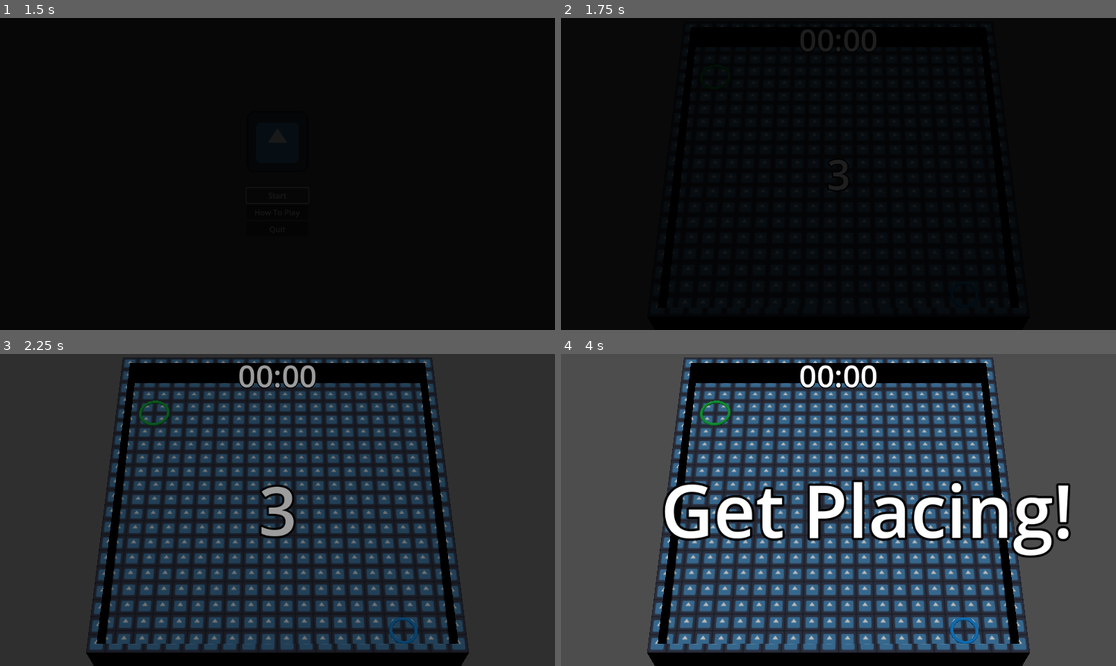
Above: before the commit, frames 1-4 (two rows, left to right).
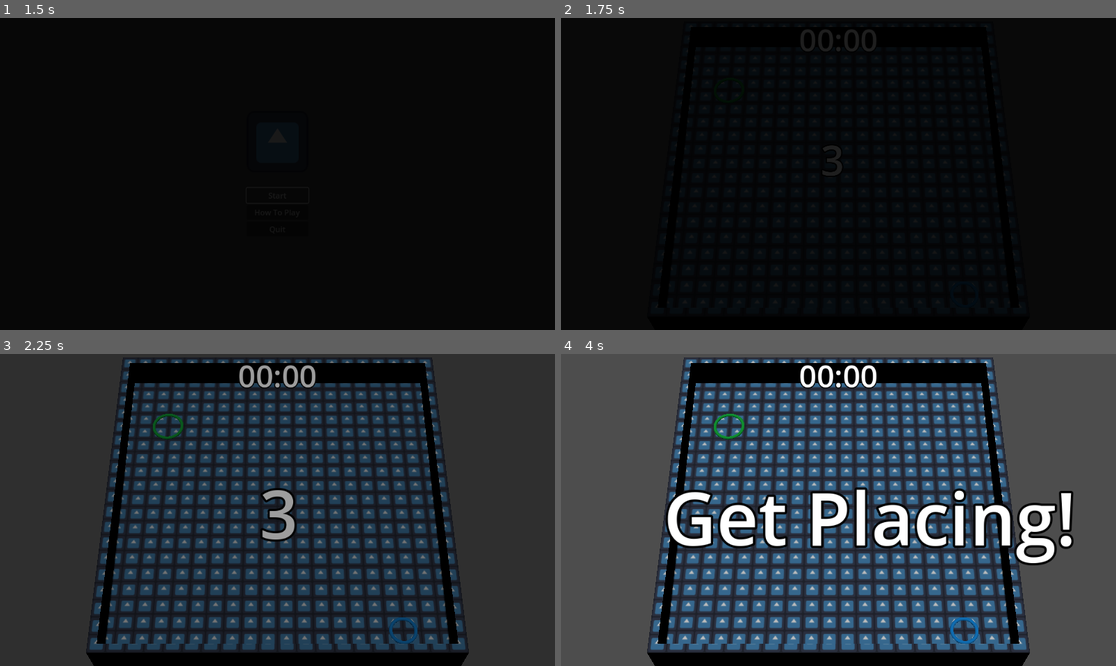
Above: after the commit, the same moments.

Repository: hellocld/bjsjam_xix
Game: Godot game, scene res://src/game/game.tscn
The game is run twice, just before and just after one commit, with the same random seed, the same clock (stepped at 60 frames per second) and the same inputs. The engine's default icon, where the game draws it, is replaced by a stand-in: a white triangle on a blue panel in a dark square.
Inputs (mouse positions are in pixels of both pictures, inside the frame that each line leads up to):
- Up to frame 1 (1.5 s): click "Start" at 0.5 s; click "Start" at 1.25 s
- Up to frame 2 (1.75 s): no input
- Up to frame 3 (2.25 s): tap Enter at 2 s; move the mouse to (399, 494) at 2.02 s; hold D from 2.03 s (still down); tap Backspace at 2.1 s; click (399, 494) at 2.17 s
- Up to frame 4 (4 s): release D at 2.75 s; drag from (727, 525) to (810, 572) at 2.77 s; move the mouse to (894, 441) at 3.52 s; hold D from 3.53 s (still down); tap F at 3.6 s; click (894, 441) at 3.67 s

Frame 1 is identical in both runs. In frame 2, 0.1% of the frame differs, in the area x 47-52%, y 41-56%; in frame 3, 0.8%; in frame 4, 8.9%, in the area x 18-93%, y 14-68%.

Commit message:
It's a game!

Diff:
--- a/src/autoloads/event_bus.gd
+++ b/src/autoloads/event_bus.gd
@@ -14,3 +14,7 @@
 
 signal nav_navigation_started()
 signal nav_target_reached()
+signal nav_target_failed()
+
+
+signal return_to_main_pressed()
--- /dev/null
+++ b/src/game/NavigationTimerLabel.gd
@@ -0,0 +1,10 @@
+extends Label
+
+
+@export var game:Game
+
+
+func _process(_delta) -> void:
+	var minutes = (game.nav_stopwatch as int) / 60
+	var seconds = (game.nav_stopwatch as int) % 60
+	text = "%02d:%02d" % [minutes, seconds]
--- /dev/null
+++ b/src/game/NavigationUI.gd
@@ -0,0 +1,34 @@
+class_name NavigationUI
+extends Control
+
+@export var timer:Control
+@export var finished:Control
+@export var finish_label:Label
+@export var main_menu_button:Button
+@export var final_time_label:Label
+@export var game:Game
+
+
+func initialize() -> void:
+	timer.visible = true
+	finished.visible = false
+
+
+func present_victory_results() -> void:
+	var minutes = (game.nav_stopwatch as int) / 60
+	var seconds = (game.nav_stopwatch as int) % 60
+	finish_label.text = "Finished!"
+	final_time_label.text = "Final Time: %d:%02d" % [minutes, seconds]
+	finished.visible = true
+	main_menu_button.grab_focus()
+
+
+func present_failed_results() -> void:
+	finish_label.text = "Failed!"
+	final_time_label.text = "Too many obstacles blocked the path!"
+	finished.visible = true
+	main_menu_button.grab_focus()
+
+
+func _on_main_menu_pressed():
+	EventBus.return_to_main_pressed.emit()
--- a/src/game/ObstacleUI.gd
+++ b/src/game/ObstacleUI.gd
@@ -4,7 +4,7 @@
 @export var timer:Control
 @export var times_up:Control
 @export var countdown:Control
-
+@export var countdown_animator:AnimationPlayer
 
 func _ready() -> void:
 	EventBus.obstacle_placement_timeout.connect(_on_obstacle_placement_timeout)
@@ -16,5 +16,14 @@
 	countdown.visible = true
 
 
+func start_obst_countdown() -> void:
+	countdown_animator.play("Countdown_Obstacles")
+
+
 func _on_obstacle_placement_timeout() -> void:
 	times_up.visible = true
+
+
+func obst_countdown_complete() -> void:
+	EventBus.obstacle_placement_started.emit()
+	countdown.visible = false
--- a/src/game/game.gd
+++ b/src/game/game.gd
@@ -12,9 +12,21 @@
 
 var _room: RoomBase
 
+var nav_stopwatch: float
+var _nav_stopwatch_running:= false
+
 
 func _ready() -> void:
+	DisplayServer.mouse_set_mode(DisplayServer.MOUSE_MODE_HIDDEN)
 	_state_machine.change_state(StateMainMenu.new(_state_machine))
+	EventBus.nav_navigation_started.connect(start_nav_stopwatch)
+	EventBus.nav_target_reached.connect(stop_nav_stopwatch)
+	EventBus.nav_target_failed.connect(stop_nav_stopwatch)
+
+
+func _process(delta) -> void:
+	if _nav_stopwatch_running:
+		nav_stopwatch += delta
 
 
 func instance_random_room() -> void:
@@ -22,3 +34,12 @@
 	for child in _room_root.get_children():
 		child.queue_free()
 	_room_root.add_child(_room)
+
+
+func start_nav_stopwatch() -> void:
+	nav_stopwatch = 0
+	_nav_stopwatch_running = true
+
+
+func stop_nav_stopwatch() -> void:
+	_nav_stopwatch_running = false
--- a/src/game/game.tscn
+++ b/src/game/game.tscn
@@ -11,6 +11,18 @@
 [ext_resource type="Script" path="res://src/game/HowToPlay.gd" id="7_t432s"]
 [ext_resource type="Texture2D" uid="uid://batwdprjh3tmj" path="res://icon.svg" id="7_xx6ic"]
 [ext_resource type="Script" path="res://src/game/ObstacleUI.gd" id="8_m88xj"]
+[ext_resource type="Script" path="res://src/game/NavigationTimerLabel.gd" id="10_3j72y"]
+[ext_resource type="Script" path="res://src/game/NavigationUI.gd" id="10_lkftk"]
+
+[sub_resource type="LabelSettings" id="LabelSettings_tj1t8"]
+font_size = 128
+outline_size = 16
+outline_color = Color(0, 0, 0, 1)
+
+[sub_resource type="LabelSettings" id="LabelSettings_6jcyx"]
+font_size = 64
+outline_size = 8
+outline_color = Color(0, 0, 0, 1)
 
 [sub_resource type="LabelSettings" id="LabelSettings_6iq0u"]
 font_size = 128
@@ -47,11 +59,11 @@
 tracks/2/type = "method"
 tracks/2/imported = false
 tracks/2/enabled = true
-tracks/2/path = NodePath("..")
+tracks/2/path = NodePath("../../..")
 tracks/2/interp = 1
 tracks/2/loop_wrap = true
 tracks/2/keys = {
-"times": PackedFloat32Array(3),
+"times": PackedFloat32Array(3.3),
 "transitions": PackedFloat32Array(1),
 "values": [{
 "args": [],
@@ -64,14 +76,9 @@
 "Countdown_Obstacles": SubResource("Animation_hhqrx")
 }
 
-[sub_resource type="LabelSettings" id="LabelSettings_tj1t8"]
-font_size = 128
+[sub_resource type="LabelSettings" id="LabelSettings_u88vg"]
+font_size = 96
 outline_size = 16
-outline_color = Color(0, 0, 0, 1)
-
-[sub_resource type="LabelSettings" id="LabelSettings_6jcyx"]
-font_size = 64
-outline_size = 8
 outline_color = Color(0, 0, 0, 1)
 
 [sub_resource type="Animation" id="Animation_7ne66"]
@@ -194,6 +201,7 @@
 
 [node name="Camera3D" type="Camera3D" parent="."]
 transform = Transform3D(1, 0, 0, 0, 0.5, 0.866025, 0, -0.866025, 0.5, 0, 42, 24.5)
+current = true
 fov = 22.0
 
 [node name="ShadowLight" type="DirectionalLight3D" parent="."]
@@ -204,7 +212,7 @@
 
 [node name="RoomRoot" type="Node3D" parent="."]
 
-[node name="UI" type="Control" parent="." node_paths=PackedStringArray("main_menu", "how_to_play", "obstacle_ui")]
+[node name="UI" type="Control" parent="." node_paths=PackedStringArray("main_menu", "how_to_play", "obstacle_ui", "navigation_ui")]
 layout_mode = 3
 anchors_preset = 15
 anchor_right = 1.0
@@ -214,9 +222,11 @@
 script = ExtResource("3_cflfw")
 main_menu = NodePath("MainMenu")
 how_to_play = NodePath("HowToPlay")
-obstacle_ui = NodePath("ObstaclePlacement")
+obstacle_ui = NodePath("ObstacleUI")
+navigation_ui = NodePath("NavigationUI")
 
 [node name="MainMenu" type="Control" parent="UI" node_paths=PackedStringArray("start_button")]
+visible = false
 layout_mode = 1
 anchors_preset = 15
 anchor_right = 1.0
@@ -300,33 +310,62 @@
 size_flags_horizontal = 4
 text = "Back"
 
-[node name="Countdown" type="Label" parent="UI"]
-visible = false
-layout_mode = 1
-anchors_preset = 8
-anchor_left = 0.5
-anchor_top = 0.5
-anchor_right = 0.5
-anchor_bottom = 0.5
-offset_left = -36.5
-offset_top = -89.0
-offset_right = 36.5
-offset_bottom = 89.0
-grow_horizontal = 2
-grow_vertical = 2
-scale = Vector2(1e-05, 1e-05)
-pivot_offset = Vector2(36, 89)
+[node name="ObstacleUI" type="Control" parent="UI" node_paths=PackedStringArray("timer", "times_up", "countdown", "countdown_animator")]
+layout_mode = 1
+anchors_preset = 15
+anchor_right = 1.0
+anchor_bottom = 1.0
+grow_horizontal = 2
+grow_vertical = 2
+script = ExtResource("8_m88xj")
+timer = NodePath("MarginContainer/TimerCenterContainer")
+times_up = NodePath("MarginContainer/TimesUpContainer")
+countdown = NodePath("MarginContainer/CenterContainer/Countdown")
+countdown_animator = NodePath("MarginContainer/CenterContainer/Countdown/AnimationPlayer")
+
+[node name="MarginContainer" type="MarginContainer" parent="UI/ObstacleUI"]
+layout_mode = 1
+anchors_preset = 15
+anchor_right = 1.0
+anchor_bottom = 1.0
+grow_horizontal = 2
+grow_vertical = 2
+
+[node name="TimesUpContainer" type="CenterContainer" parent="UI/ObstacleUI/MarginContainer"]
+layout_mode = 2
+
+[node name="ObstTimesUp" type="Label" parent="UI/ObstacleUI/MarginContainer/TimesUpContainer"]
+layout_mode = 2
+text = "Time's Up!"
+label_settings = SubResource("LabelSettings_tj1t8")
+
+[node name="TimerCenterContainer" type="CenterContainer" parent="UI/ObstacleUI/MarginContainer"]
+layout_mode = 2
+size_flags_vertical = 0
+
+[node name="ObstaclePlacementTimerLabel" type="Label" parent="UI/ObstacleUI/MarginContainer/TimerCenterContainer" node_paths=PackedStringArray("timer")]
+layout_mode = 2
+text = "00:00"
+label_settings = SubResource("LabelSettings_6jcyx")
+script = ExtResource("5_oguwo")
+timer = NodePath("../../../../../ObstaclePlacementTimer")
+
+[node name="CenterContainer" type="CenterContainer" parent="UI/ObstacleUI/MarginContainer"]
+layout_mode = 2
+
+[node name="Countdown" type="Label" parent="UI/ObstacleUI/MarginContainer/CenterContainer"]
+layout_mode = 2
 text = "3"
 label_settings = SubResource("LabelSettings_6iq0u")
 horizontal_alignment = 1
 vertical_alignment = 1
 
-[node name="AnimationPlayer" type="AnimationPlayer" parent="UI/Countdown"]
+[node name="AnimationPlayer" type="AnimationPlayer" parent="UI/ObstacleUI/MarginContainer/CenterContainer/Countdown"]
 libraries = {
 "": SubResource("AnimationLibrary_ytlui")
 }
 
-[node name="ObstaclePlacement" type="Control" parent="UI" node_paths=PackedStringArray("timer", "times_up", "countdown")]
+[node name="NavigationUI" type="Control" parent="UI" node_paths=PackedStringArray("timer", "finished", "finish_label", "main_menu_button", "final_time_label", "game")]
 visible = false
 layout_mode = 1
 anchors_preset = 15
@@ -334,37 +373,62 @@
 anchor_bottom = 1.0
 grow_horizontal = 2
 grow_vertical = 2
-script = ExtResource("8_m88xj")
-timer = NodePath("MarginContainer/TimerCenterContainer")
-times_up = NodePath("MarginContainer/TimesUpContainer")
-countdown = NodePath("../Countdown")
-
-[node name="MarginContainer" type="MarginContainer" parent="UI/ObstaclePlacement"]
-layout_mode = 1
-anchors_preset = 15
-anchor_right = 1.0
-anchor_bottom = 1.0
-grow_horizontal = 2
-grow_vertical = 2
-
-[node name="TimesUpContainer" type="CenterContainer" parent="UI/ObstaclePlacement/MarginContainer"]
-layout_mode = 2
-
-[node name="ObstTimesUp" type="Label" parent="UI/ObstaclePlacement/MarginContainer/TimesUpContainer"]
-layout_mode = 2
-text = "Time's Up!"
-label_settings = SubResource("LabelSettings_tj1t8")
-
-[node name="TimerCenterContainer" type="CenterContainer" parent="UI/ObstaclePlacement/MarginContainer"]
+script = ExtResource("10_lkftk")
+timer = NodePath("MarginContainer/TimerCenterContainer/NavigationTimerLabel")
+finished = NodePath("MarginContainer/CenterContainer/PanelContainer")
+finish_label = NodePath("MarginContainer/CenterContainer/PanelContainer/MarginContainer/VBoxContainer/Finished")
+main_menu_button = NodePath("MarginContainer/CenterContainer/PanelContainer/MarginContainer/VBoxContainer/MainMenu")
+final_time_label = NodePath("MarginContainer/CenterContainer/PanelContainer/MarginContainer/VBoxContainer/FinalTimeLabel")
+game = NodePath("../..")
+
+[node name="MarginContainer" type="MarginContainer" parent="UI/NavigationUI"]
+layout_mode = 1
+anchors_preset = 15
+anchor_right = 1.0
+anchor_bottom = 1.0
+grow_horizontal = 2
+grow_vertical = 2
+
+[node name="TimerCenterContainer" type="CenterContainer" parent="UI/NavigationUI/MarginContainer"]
 layout_mode = 2
 size_flags_vertical = 0
 
-[node name="ObstaclePlacementTimerLabel" type="Label" parent="UI/ObstaclePlacement/MarginContainer/TimerCenterContainer" node_paths=PackedStringArray("timer")]
+[node name="NavigationTimerLabel" type="Label" parent="UI/NavigationUI/MarginContainer/TimerCenterContainer" node_paths=PackedStringArray("game")]
 layout_mode = 2
 text = "00:00"
 label_settings = SubResource("LabelSettings_6jcyx")
-script = ExtResource("5_oguwo")
-timer = NodePath("../../../../../ObstaclePlacementTimer")
+script = ExtResource("10_3j72y")
+game = NodePath("../../../../..")
+
+[node name="CenterContainer" type="CenterContainer" parent="UI/NavigationUI/MarginContainer"]
+layout_mode = 2
+
+[node name="PanelContainer" type="PanelContainer" parent="UI/NavigationUI/MarginContainer/CenterContainer"]
+layout_mode = 2
+
+[node name="MarginContainer" type="MarginContainer" parent="UI/NavigationUI/MarginContainer/CenterContainer/PanelContainer"]
+layout_mode = 2
+theme_override_constants/margin_left = 16
+theme_override_constants/margin_top = 16
+theme_override_constants/margin_right = 16
+theme_override_constants/margin_bottom = 16
+
+[node name="VBoxContainer" type="VBoxContainer" parent="UI/NavigationUI/MarginContainer/CenterContainer/PanelContainer/MarginContainer"]
+layout_mode = 2
+
+[node name="Finished" type="Label" parent="UI/NavigationUI/MarginContainer/CenterContainer/PanelContainer/MarginContainer/VBoxContainer"]
+layout_mode = 2
+text = "Finished!"
+label_settings = SubResource("LabelSettings_u88vg")
+
+[node name="FinalTimeLabel" type="Label" parent="UI/NavigationUI/MarginContainer/CenterContainer/PanelContainer/MarginContainer/VBoxContainer"]
+layout_mode = 2
+text = "Final Time: 00:00"
+horizontal_alignment = 1
+
+[node name="MainMenu" type="Button" parent="UI/NavigationUI/MarginContainer/CenterContainer/PanelContainer/MarginContainer/VBoxContainer"]
+layout_mode = 2
+text = "Main Menu"
 
 [node name="ScreenMask" type="ColorRect" parent="UI"]
 layout_mode = 1
@@ -406,3 +470,4 @@
 [connection signal="pressed" from="UI/MainMenu/MarginContainer/CenterContainer/VBoxContainer/VBoxContainer/Quit" to="UI" method="_on_quit_pressed"]
 [connection signal="visibility_changed" from="UI/HowToPlay" to="UI/HowToPlay" method="_on_visibility_changed"]
 [connection signal="pressed" from="UI/HowToPlay/MarginContainer/VBoxContainer/Back" to="UI" method="_on_howtoplay_back_pressed"]
+[connection signal="pressed" from="UI/NavigationUI/MarginContainer/CenterContainer/PanelContainer/MarginContainer/VBoxContainer/MainMenu" to="UI/NavigationUI" method="_on_main_menu_pressed"]
--- a/src/navigator/navigator.gd
+++ b/src/navigator/navigator.gd
@@ -20,7 +20,12 @@
 
 
 func start_nav() -> void:
+	EventBus.nav_navigation_started.emit()
 	_is_navigating = true
+
+
+func is_target_reachable() -> bool:
+	return nav_agent.is_target_reachable()
 
 
 func _calc_time_to_target() -> void:
@@ -35,19 +40,27 @@
 func _physics_process(delta):
 	if !_is_navigating:
 		return
+	if velocity.length_squared() > 0:
+		look_at(global_position + velocity)
 	var next_path_position = nav_agent.get_next_path_position()
 	_calc_velocity = (next_path_position - global_position).normalized() * move_speed
 	if nav_agent.avoidance_enabled:
 		nav_agent.set_velocity(_calc_velocity)
 	else:
-		print_debug("Not using avoidance!")
 		_on_navigation_agent_3d_velocity_computed(_calc_velocity)
 
 
 func _on_navigation_agent_3d_target_reached():
-	velocity = Vector3.ZERO
+	EventBus.nav_target_reached.emit()
 
 
 func _on_navigation_agent_3d_velocity_computed(safe_velocity):
 	velocity = safe_velocity
 	move_and_slide()
+
+
+func _on_navigation_agent_3d_navigation_finished():
+	if !nav_agent.is_target_reached():
+		EventBus.nav_target_failed.emit()
+	velocity = Vector3.ZERO
+	_is_navigating = false
--- a/src/navigator/navigator.tscn
+++ b/src/navigator/navigator.tscn
@@ -13,9 +13,11 @@
 nav_agent = NodePath("NavigationAgent3D")
 
 [node name="NavigationAgent3D" type="NavigationAgent3D" parent="."]
-avoidance_enabled = true
-radius = 1.0
-use_3d_avoidance = true
+path_desired_distance = 0.25
+target_desired_distance = 0.25
+path_height_offset = 0.5
+debug_enabled = true
+debug_path_custom_color = Color(0.960784, 0.439216, 0.411765, 1)
 
 [node name="CollisionShape3D" type="CollisionShape3D" parent="."]
 transform = Transform3D(1, 0, 0, 0, 1, 0, 0, 0, 1, 0, 1, 0)
@@ -25,5 +27,6 @@
 transform = Transform3D(1, 0, 0, 0, 1, 0, 0, 0, 1, 0, 1, 0)
 mesh = SubResource("CapsuleMesh_xj3mt")
 
+[connection signal="navigation_finished" from="NavigationAgent3D" to="." method="_on_navigation_agent_3d_navigation_finished"]
 [connection signal="target_reached" from="NavigationAgent3D" to="." method="_on_navigation_agent_3d_target_reached"]
 [connection signal="velocity_computed" from="NavigationAgent3D" to="." method="_on_navigation_agent_3d_velocity_computed"]
--- a/src/rooms/custom/room_corner2corner.tscn
+++ b/src/rooms/custom/room_corner2corner.tscn
@@ -21,7 +21,7 @@
 transform = Transform3D(1, 0, 0, 0, 1, 0, 0, 0, 1, 7, 0, 8)
 
 [node name="NavigatorGoal" parent="." index="2"]
-transform = Transform3D(1, 0, 0, 0, 1, 0, 0, 0, 1, -8, 0, -7)
+transform = Transform3D(1, 0, 0, 0, 1, 0, 0, 0, 1, -7.03751, 0, -5.94541)
 
 [node name="ObstaclePlacer" parent="." index="4"]
 transform = Transform3D(1, 0, 0, 0, 1, 0, 0, 0, 1, 0, 5, 0)
--- a/src/rooms/room_base.tscn
+++ b/src/rooms/room_base.tscn
@@ -7,6 +7,8 @@
 [ext_resource type="PackedScene" uid="uid://bxqdpbg7wys03" path="res://src/obstacle_base/custom/obstacle_cylinder.tscn" id="5_n3uxy"]
 
 [sub_resource type="NavigationMesh" id="NavigationMesh_8xbcm"]
+geometry_source_geometry_mode = 1
+geometry_source_group_name = &"Navigatable"
 agent_height = 2.0
 agent_radius = 1.0
 
@@ -31,9 +33,9 @@
 [node name="NavigationRegion3D" type="NavigationRegion3D" parent="."]
 navigation_mesh = SubResource("NavigationMesh_8xbcm")
 
-[node name="RoomBase" type="Node3D" parent="NavigationRegion3D"]
+[node name="RoomBase" type="Node3D" parent="NavigationRegion3D" groups=["Navigatable"]]
 
-[node name="ObstacleRoot" type="Node3D" parent="NavigationRegion3D" groups=["ObstacleRoot"]]
+[node name="ObstacleRoot" type="Node3D" parent="NavigationRegion3D" groups=["Navigatable", "ObstacleRoot"]]
 
 [node name="NavigatorStart" type="Node3D" parent="."]
 
--- a/src/states/state_mainmenu.gd
+++ b/src/states/state_mainmenu.gd
@@ -5,7 +5,7 @@
 func state_start() -> void:
 	# Configure UI
 	_state_machine.ui.game_start_pressed.connect(_on_game_start_clicked)
-	_state_machine.ui.show_main_menu()
+	_state_machine.ui.initialize_ui()
 	_state_machine.ui.mask_hide()
 
 
--- a/src/states/state_navigator.gd
+++ b/src/states/state_navigator.gd
@@ -4,11 +4,31 @@
 
 func state_start() -> void:
 	_state_machine.game._room.navigator.ready_up()
+	_state_machine.ui.navigation_ui.initialize()
+	_state_machine.ui.show_nav_ui()
 	EventBus.ui_mask_hidden.connect(_on_mask_hidden, CONNECT_ONE_SHOT)
+	EventBus.nav_target_reached.connect(_on_nav_target_reached, CONNECT_ONE_SHOT)
+	EventBus.nav_target_failed.connect(_on_nav_failed, CONNECT_ONE_SHOT)
+	EventBus.return_to_main_pressed.connect(_on_return_to_main, CONNECT_ONE_SHOT)
 	_state_machine.ui.mask_hide()
 
 
 func _on_mask_hidden() -> void:
-	# Start the timer
-	# Get navigating!
-	pass
+	_state_machine.game._room.navigator.start_nav()
+
+
+func _on_nav_target_reached() -> void:
+	_state_machine.ui.navigation_ui.present_victory_results()
+
+
+func _on_nav_failed() -> void:
+	_state_machine.ui.navigation_ui.present_failed_results()
+
+
+func _on_return_to_main() -> void:
+	EventBus.ui_mask_shown.connect(_on_mask_shown, CONNECT_ONE_SHOT)
+	_state_machine.ui.mask_show()
+
+
+func _on_mask_shown() -> void:
+	_state_machine.change_state(StateMainMenu.new(_state_machine))
--- a/src/states/state_navresults.gd
+++ b/src/states/state_navresults.gd
@@ -1,11 +1,6 @@
-extends Node
+class_name StateNavResults
+extends GameState
 
 
-# Called when the node enters the scene tree for the first time.
-func _ready():
-	pass # Replace with function body.
-
-
-# Called every frame. 'delta' is the elapsed time since the previous frame.
-func _process(delta):
-	pass
+func state_start() -> void:
+	_state_machine.ui.show_nav_ui()
--- a/src/states/state_obstacleplacement.gd
+++ b/src/states/state_obstacleplacement.gd
@@ -3,15 +3,10 @@
 
 
 func state_start() -> void:
-	EventBus.obstacle_placement_started.connect(_on_obstacle_placement_started)
 	EventBus.obstacle_placement_timeout.connect(_on_obstacle_placement_timeout)
 	_state_machine.ui.obstacle_ui.initialize()
 	_state_machine.ui.show_obst_ui()
-	_state_machine.ui.start_obst_countdown()
-
-
-func _on_obstacle_placement_started() -> void:
-	_state_machine.ui.show_obst_timeup()
+	_state_machine.ui.obstacle_ui.start_obst_countdown()
 
 
 func _on_obstacle_placement_timeout() -> void:
--- a/src/ui/ui.gd
+++ b/src/ui/ui.gd
@@ -6,15 +6,21 @@
 @export var main_menu:MainMenu
 @export var how_to_play:HowToPlay
 @export var obstacle_ui:ObstacleUI
-
+@export var navigation_ui:NavigationUI
 
 var _state_machine: AnimationNodeStateMachinePlayback
 
 
 func _ready() -> void:
 	_state_machine = $MaskAnimationTree["parameters/playback"]
-	$MainMenu.visible = true
-	$HowToPlay.visible = false
+	initialize_ui()
+
+
+func initialize_ui() -> void:
+	main_menu.visible = true
+	how_to_play.visible = false
+	obstacle_ui.visible = false
+	navigation_ui.visible = false
 
 
 func show_main_menu() -> void:
@@ -41,20 +47,12 @@
 	obstacle_ui.visible = false
 
 
-func show_obst_timeup() -> void:
-	pass
+func show_nav_ui() -> void:
+	navigation_ui.visible = true
 
 
-func hide_obst_timeup() -> void:
-	pass
-
-
-func start_obst_countdown() -> void:
-	$Countdown/AnimationPlayer.play("Countdown_Obstacles")
-
-
-func obst_countdown_complete() -> void:
-	EventBus.obstacle_placement_started.emit()
+func hide_nav_ui() -> void:
+	navigation_ui.visible = false
 
 
 func _on_obst_placement_timeout() -> void:
Not shown: 1 places in src/game/game.tscn that only renumber resources
